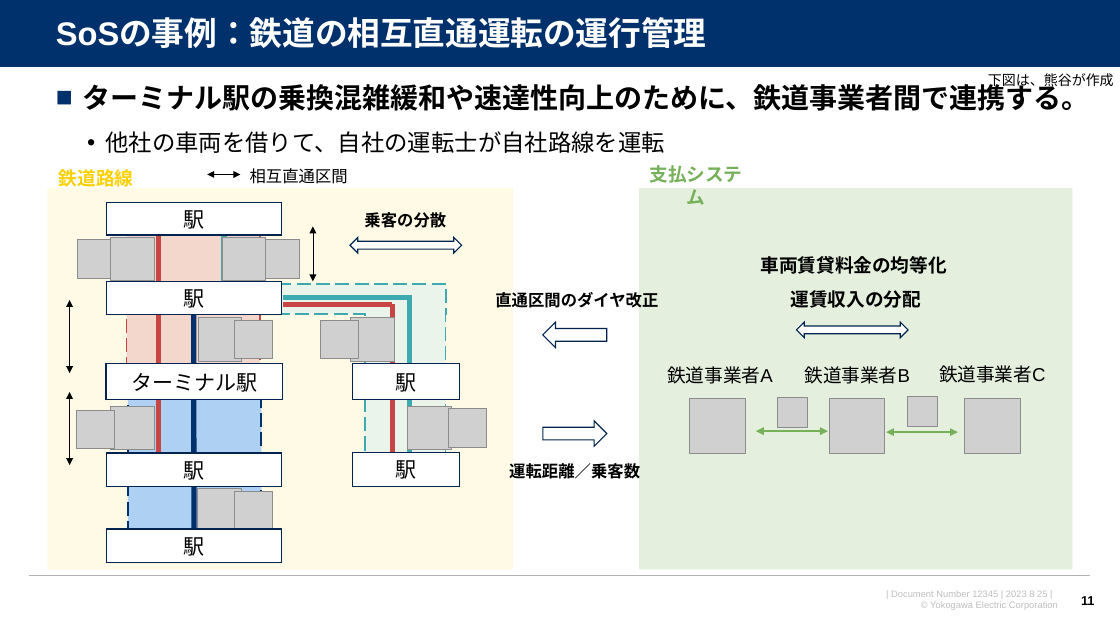
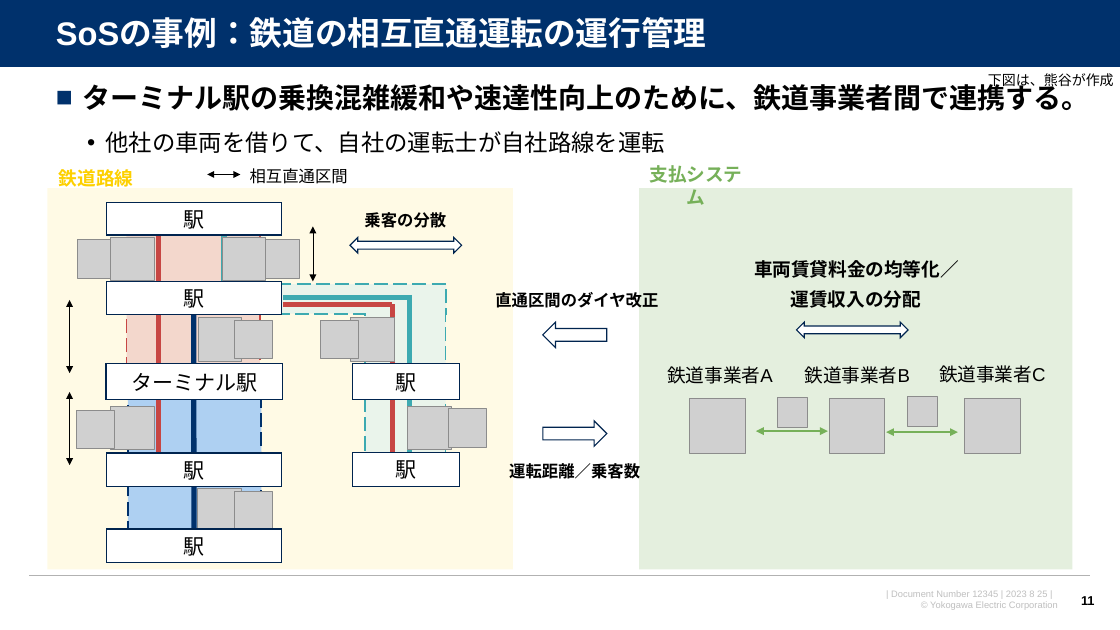
Before and after one commit to watarukumagai-git/opt, a slide deck: slide 11 of SoS/230825_SoS分科会第6回進め方のご相談_rev.0.pptx. Drawn at 1120x630 pixels with LibreOffice and Linux fonts; fonts in the diff are those of the drawing; grey boxes stand for pictures; background and template pictures are left out. Boxes give left, top, right and bottom in pixels: in the first picture for what was removed or moved away, otherwise in the second. Text is boxed around its words. In the diff, an @@ line names an element or a change of style, - is before the commit and + after.

```diff
--- a/SoS/230825_SoS分科会第6回進め方のご相談_rev.0.pptx
+++ b/SoS/230825_SoS分科会第6回進め方のご相談_rev.0.pptx
@@ text at <box>754,260,959,278</box>: text changed @@
-車両賃貸料金の均等化
+車両賃貸料金の均等化／
```
Also in this commit, not shown: 1 other slide changed, 1 slide added.
